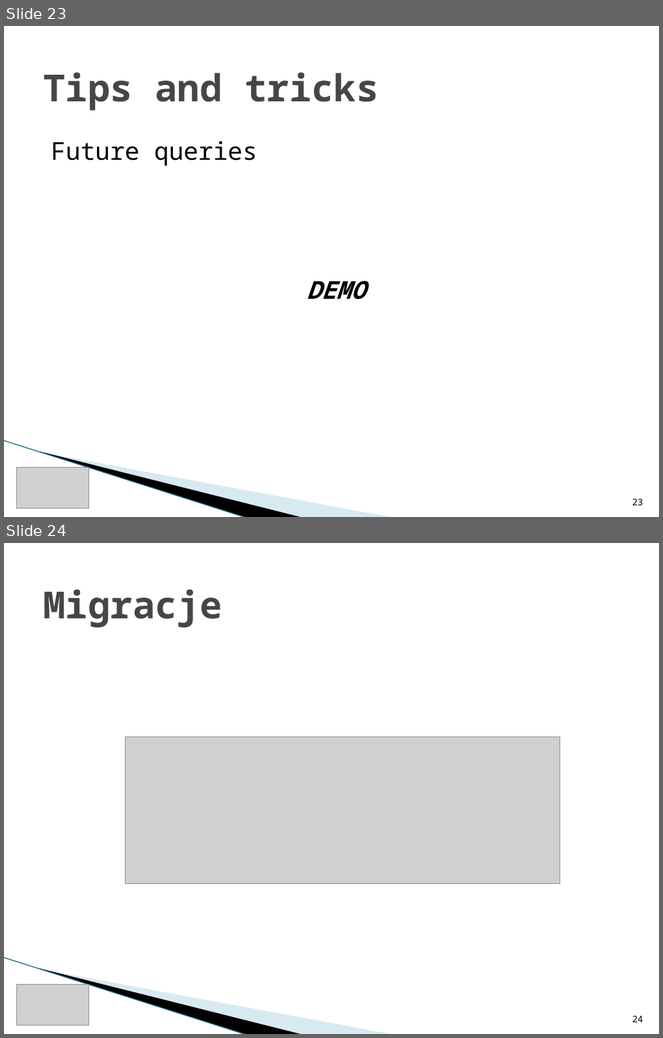
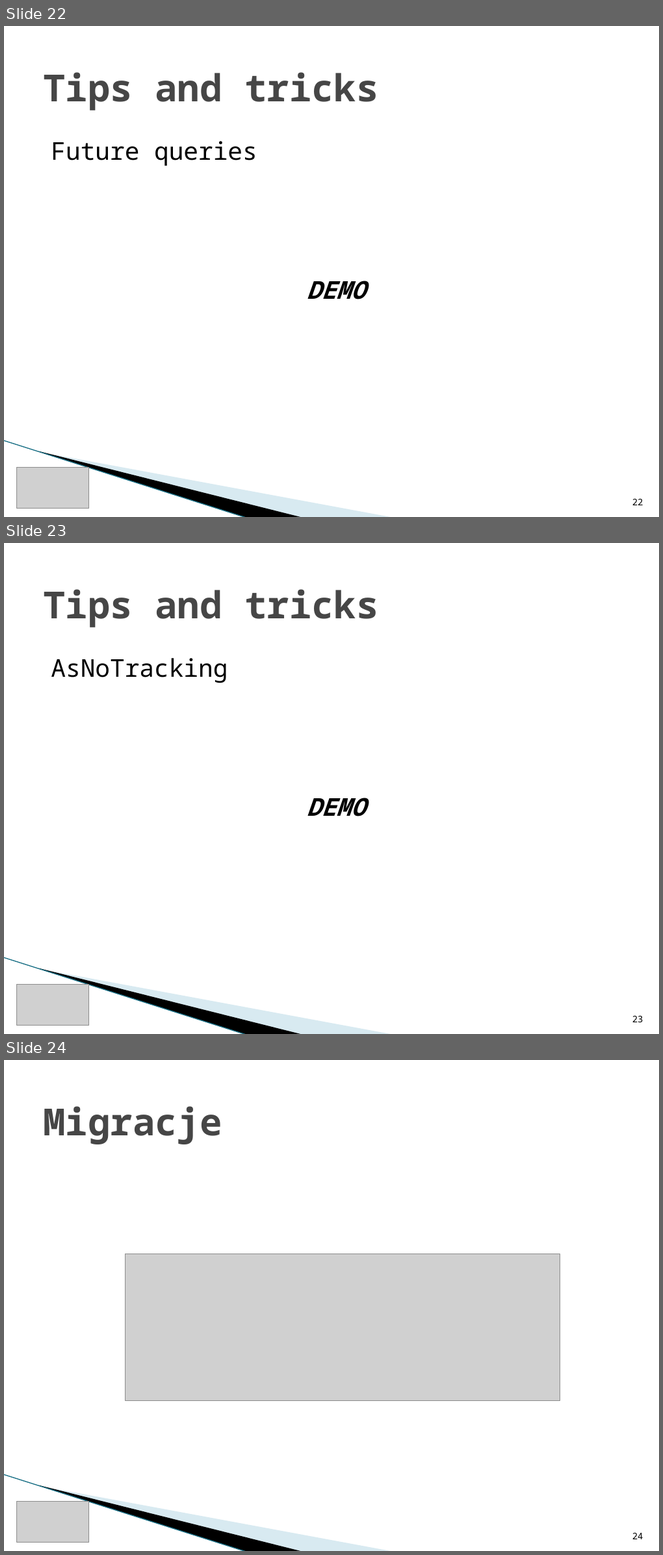
Before and after one commit to rwoszczyk/Training, a slide deck: ItKrd_EF.pptx. Shown one above the other, each under a label of ours: slides 23 and 24 before the commit, slides 22, 23 and 24 after it. The pictures are 663x1038 and 663x1555 pixels, drawn with LibreOffice and Linux fonts; fonts in the diff are those of the drawing; grey boxes stand for pictures; background and template pictures are left out. Boxes give left, top, right and bottom in pixels: in the first picture for what was removed or moved away, otherwise in the second. Text is boxed around its words. In the diff, an @@ line names an element or a change of style, - is before the commit and + after.

```diff
--- a/ItKrd_EF.pptx
+++ b/ItKrd_EF.pptx
@@ slide 23 added at [4,543,659,1034], background #FFFFFF; not listed: 3 template elements that a slide beside it also shows @@
@@ title added at [43,589,379,627], 41 pt, text #464646, bold @@
+Tips and tricks
@@ text added at [51,658,228,683], 27 pt, text #000000 @@
+AsNoTracking
@@ text added at [307,798,366,817], 27 pt, text #000000, bold, italic @@
+DEMO
@@ picture added at [17,984,89,1026] @@
@@ page number added at [633,1016,644,1023], 10 pt, text #000000 @@
+23
@@ what was slide 23 is now slide 22 @@
@@ page number at [633,499,644,506]: text changed @@
-23
+22
```
Also in this commit, not shown: 6 slides changed, 1 slide removed, 12 other files.
